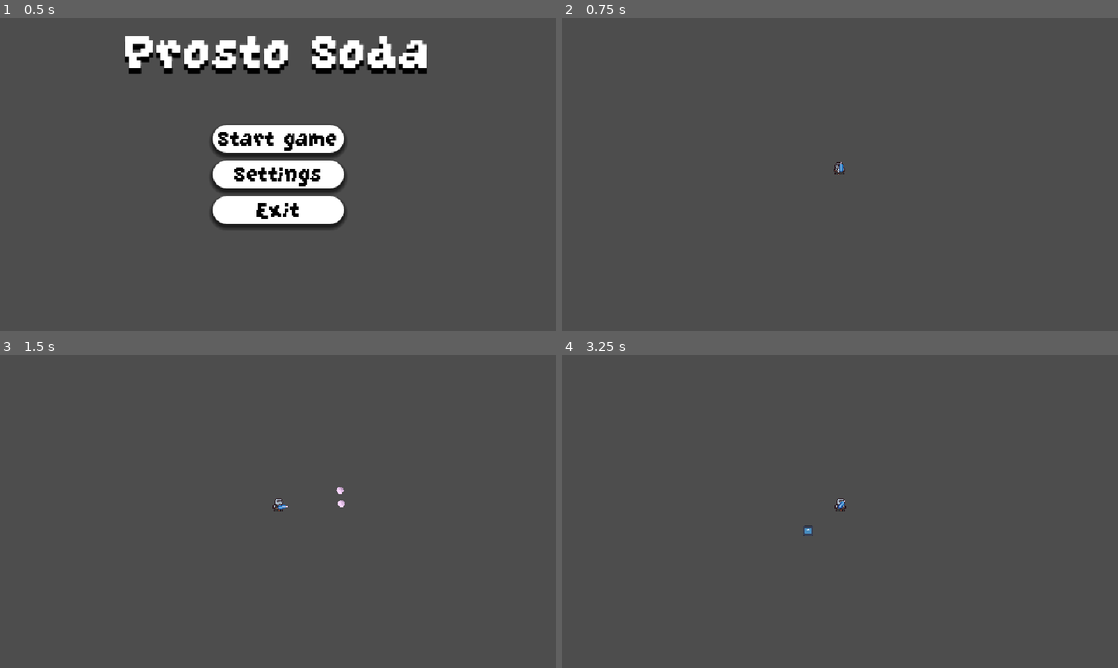
Above: before the commit, frames 1-4 (two rows, left to right).
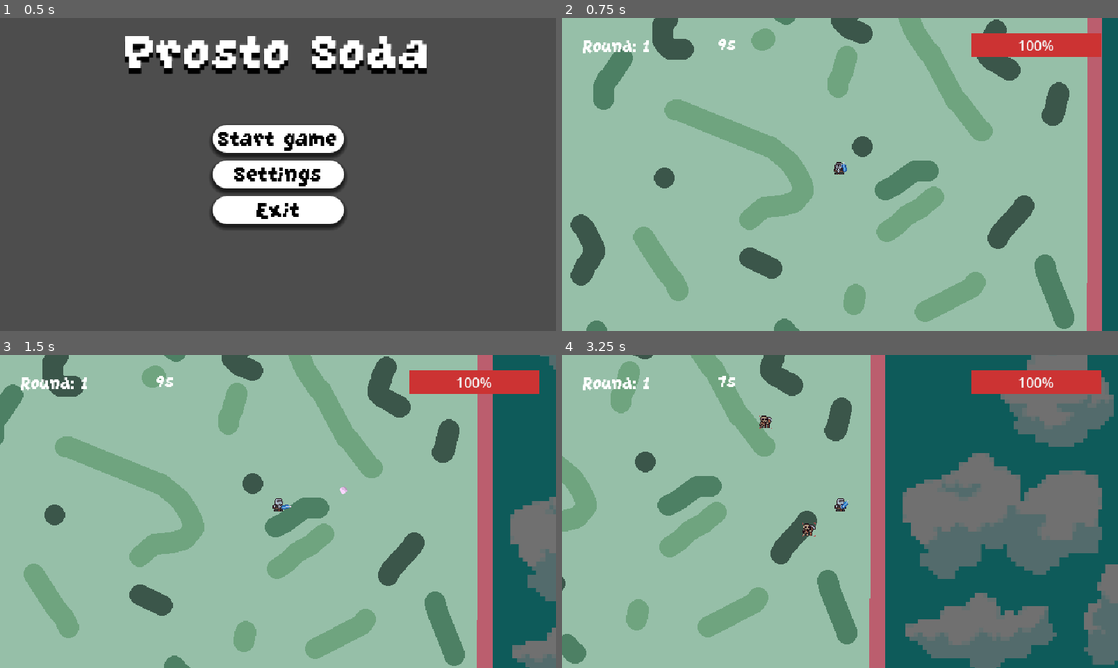
Above: after the commit, the same moments.

Repository: quiryq/soda-godot-game
Game: Godot game, scene res://scenes/menu/main_menu.tscn
Two runs of this game, one before a commit and one after it. Both use one fixed random seed, a clock stepped at 60 frames per second and the inputs below. The engine's default icon, where the game draws it, is replaced by a stand-in: a white triangle on a blue panel in a dark square.
Inputs (mouse positions are in pixels of both pictures, inside the frame that each line leads up to):
- Up to frame 1 (0.5 s): no input
- Up to frame 2 (0.75 s): click "Start game" at 0.5 s
- Up to frame 3 (1.5 s): tap Enter at 1.25 s; move the mouse to (400, 495) at 1.27 s; press the mouse at (400, 495) at 1.28 s; hold D (move_right) from 1.28 s (still down)
- Up to frame 4 (3.25 s): move the mouse to (728, 527) at 2.02 s; release D (move_right) at 2.03 s; release the mouse at (728, 527) at 2.03 s; hold S (move_down) 2.03-2.78 s; right-click (728, 527) at 2.1 s; move the mouse to (895, 442) at 2.77 s; press the mouse at (895, 442) at 2.78 s; hold D (move_right) from 2.78 s (still down)

Frame 1 is identical in both runs. In frame 2, 95% of the frame differs, in the area x 0-100%, y 0-100%; in frame 3, 96%; in frame 4, 98%.

Commit message:
arena change

Diff:
--- a/scenes/arena/arena.tscn
+++ b/scenes/arena/arena.tscn
@@ -1,14 +1,128 @@
-[gd_scene load_steps=4 format=3 uid="uid://dq1gymg4mxura"]
+[gd_scene load_steps=10 format=3 uid="uid://dq1gymg4mxura"]
 
-[ext_resource type="Script" path="res://scenes/arena/arena.gd" id="1_x7ya6"]
+[ext_resource type="Script" uid="uid://dtu8screw3aef" path="res://scenes/arena/arena.gd" id="1_x7ya6"]
+[ext_resource type="Texture2D" uid="uid://cf7wdls3u8fio" path="res://assets/arena/38680495_8679675.jpg" id="2_asdgj"]
 [ext_resource type="PackedScene" uid="uid://oghg0hejaoiv" path="res://scenes/player/player.tscn" id="2_c3rpq"]
 [ext_resource type="PackedScene" uid="uid://c3mal31m5rw77" path="res://scenes/enemies/enemy.tscn" id="3_00vd2"]
+[ext_resource type="Texture2D" uid="uid://brs03pm1v7fcw" path="res://assets/arena/arena.png" id="4_aj7ud"]
+[ext_resource type="Script" uid="uid://cf3x0p3d1mngk" path="res://scenes/game/game_manager.gd" id="6_jx0ua"]
+[ext_resource type="Script" uid="uid://k5lg77a8if3v" path="res://scenes/game/mob_spawner.gd" id="7_ii07k"]
+[ext_resource type="FontFile" uid="uid://cimgr0tkg3fyi" path="res://scenes/menu/GrapeSoda.ttf" id="8_6w4xk"]
+
+[sub_resource type="RectangleShape2D" id="RectangleShape2D_aj7ud"]
+size = Vector2(18, 626)
 
 [node name="Arena" type="Node2D"]
 script = ExtResource("1_x7ya6")
+
+[node name="BackgroundSprite" type="Node2D" parent="."]
+modulate = Color(0.4390491, 0.43904912, 0.43904912, 1)
+
+[node name="Sprite2D2" type="Sprite2D" parent="BackgroundSprite"]
+position = Vector2(607, -17)
+scale = Vector2(0.3, 0.3)
+texture = ExtResource("2_asdgj")
+
+[node name="Sprite2D3" type="Sprite2D" parent="BackgroundSprite"]
+position = Vector2(616, 579)
+scale = Vector2(0.3, 0.3)
+texture = ExtResource("2_asdgj")
+
+[node name="Sprite2D4" type="Sprite2D" parent="BackgroundSprite"]
+position = Vector2(25, 616)
+scale = Vector2(0.3, 0.3)
+texture = ExtResource("2_asdgj")
+
+[node name="Sprite2D5" type="Sprite2D" parent="BackgroundSprite"]
+position = Vector2(-546, 610)
+scale = Vector2(0.3, 0.3)
+texture = ExtResource("2_asdgj")
+
+[node name="Sprite2D6" type="Sprite2D" parent="BackgroundSprite"]
+position = Vector2(-546, 34)
+scale = Vector2(0.3, 0.3)
+texture = ExtResource("2_asdgj")
+
+[node name="Sprite2D7" type="Sprite2D" parent="BackgroundSprite"]
+position = Vector2(-549, -545)
+scale = Vector2(0.3, 0.3)
+texture = ExtResource("2_asdgj")
+
+[node name="Sprite2D8" type="Sprite2D" parent="BackgroundSprite"]
+position = Vector2(22, -588)
+scale = Vector2(0.3, 0.3)
+texture = ExtResource("2_asdgj")
+
+[node name="Sprite2D9" type="Sprite2D" parent="BackgroundSprite"]
+position = Vector2(613, -594)
+scale = Vector2(0.3, 0.3)
+texture = ExtResource("2_asdgj")
+
+[node name="ArenaSprite" type="Sprite2D" parent="."]
+modulate = Color(0.82606, 0.82606006, 0.82606, 1)
+texture = ExtResource("4_aj7ud")
 
 [node name="Player" parent="." instance=ExtResource("2_c3rpq")]
 position = Vector2(18, 30)
 
 [node name="Enemy" parent="." instance=ExtResource("3_00vd2")]
 position = Vector2(235, 373)
+
+[node name="Area2D" type="StaticBody2D" parent="."]
+position = Vector2(-311, -7)
+collision_layer = 64
+collision_mask = 15
+
+[node name="CollisionShape2D3" type="CollisionShape2D" parent="Area2D"]
+position = Vector2(322, -308)
+rotation = 1.5707964
+shape = SubResource("RectangleShape2D_aj7ud")
+
+[node name="CollisionShape2D" type="CollisionShape2D" parent="Area2D"]
+shape = SubResource("RectangleShape2D_aj7ud")
+
+[node name="CollisionShape2D2" type="CollisionShape2D" parent="Area2D"]
+position = Vector2(623, 16)
+shape = SubResource("RectangleShape2D_aj7ud")
+
+[node name="CollisionShape2D4" type="CollisionShape2D" parent="Area2D"]
+position = Vector2(304, 320)
+rotation = 1.5707964
+shape = SubResource("RectangleShape2D_aj7ud")
+
+[node name="GameManager" type="Node2D" parent="."]
+script = ExtResource("6_jx0ua")
+metadata/_custom_type_script = "uid://cf3x0p3d1mngk"
+
+[node name="MobSpawner" type="Node2D" parent="GameManager"]
+script = ExtResource("7_ii07k")
+enemy_scene = ExtResource("3_00vd2")
+metadata/_custom_type_script = "uid://k5lg77a8if3v"
+
+[node name="CanvasLayer" type="CanvasLayer" parent="GameManager"]
+
+[node name="RoundLabel" type="Label" parent="GameManager/CanvasLayer"]
+offset_left = 24.0
+offset_top = 21.0
+offset_right = 324.0
+offset_bottom = 121.0
+theme_override_fonts/font = ExtResource("8_6w4xk")
+theme_override_font_sizes/font_size = 24
+text = "Round: 0"
+metadata/_edit_use_anchors_ = true
+
+[node name="TimeLabel" type="Label" parent="GameManager/CanvasLayer"]
+offset_left = 180.0
+offset_top = 19.0
+offset_right = 246.0
+offset_bottom = 67.0
+theme_override_fonts/font = ExtResource("8_6w4xk")
+theme_override_font_sizes/font_size = 24
+text = "60s"
+metadata/_edit_use_anchors_ = true
+
+[node name="HPBar" type="ProgressBar" parent="GameManager/CanvasLayer"]
+offset_left = 471.0
+offset_top = 18.0
+offset_right = 621.0
+offset_bottom = 45.0
--- a/scenes/enemies/enemy.tscn
+++ b/scenes/enemies/enemy.tscn
@@ -1,16 +1,28 @@
-[gd_scene load_steps=5 format=3 uid="uid://c3mal31m5rw77"]
+[gd_scene load_steps=8 format=3 uid="uid://c3mal31m5rw77"]
 
-[ext_resource type="Script" path="res://scenes/enemies/enemy.gd" id="1_iju5i"]
-[ext_resource type="Texture2D" uid="uid://eaix3rq26meu" path="res://icon.svg" id="2_nxtn6"]
+[ext_resource type="Script" uid="uid://ckv8qt4pw38at" path="res://scenes/enemies/enemy.gd" id="1_iju5i"]
+[ext_resource type="Texture2D" uid="uid://c7bep3rd2qrxr" path="res://assets/2D Pixel Dungeon Asset Pack/Character_animation/monsters_idle/skeleton1/v1/skeleton_v1_1.png" id="2_lu5c6"]
+[ext_resource type="Texture2D" uid="uid://dy8gtwtfoquv8" path="res://assets/2D Pixel Dungeon Asset Pack/Character_animation/monsters_idle/skeleton1/v1/skeleton_v1_2.png" id="3_nb6gf"]
+[ext_resource type="Texture2D" uid="uid://j0mgv3mq4kt0" path="res://assets/2D Pixel Dungeon Asset Pack/Character_animation/monsters_idle/skeleton1/v1/skeleton_v1_3.png" id="4_jt03m"]
+[ext_resource type="Texture2D" uid="uid://byus7m4xfcsju" path="res://assets/2D Pixel Dungeon Asset Pack/Character_animation/monsters_idle/skeleton1/v1/skeleton_v1_4.png" id="5_n7575"]
 
-[sub_resource type="SpriteFrames" id="SpriteFrames_gm8qx"]
+[sub_resource type="SpriteFrames" id="SpriteFrames_qch6t"]
 animations = [{
 "frames": [{
 "duration": 1.0,
-"texture": ExtResource("2_nxtn6")
+"texture": ExtResource("2_lu5c6")
+}, {
+"duration": 1.0,
+"texture": ExtResource("3_nb6gf")
+}, {
+"duration": 1.0,
+"texture": ExtResource("4_jt03m")
+}, {
+"duration": 1.0,
+"texture": ExtResource("5_n7575")
 }],
 "loop": true,
-"name": &"idle",
+"name": &"Idle",
 "speed": 5.0
 }]
 
@@ -23,10 +35,11 @@
 script = ExtResource("1_iju5i")
 
 [node name="sprite" type="AnimatedSprite2D" parent="."]
-position = Vector2(0.25, -5.75)
-scale = Vector2(0.0898438, 0.0898438)
-sprite_frames = SubResource("SpriteFrames_gm8qx")
-animation = &"idle"
+position = Vector2(1, -7)
+scale = Vector2(0.9526367, 0.9526367)
+sprite_frames = SubResource("SpriteFrames_qch6t")
+animation = &"Idle"
+autoplay = "Idle"
 
 [node name="CollisionShape2D" type="CollisionShape2D" parent="."]
 position = Vector2(0.5, -5.5)
--- /dev/null
+++ b/scenes/game/MobSpawner.tscn
@@ -0,0 +1,10 @@
+[gd_scene load_steps=3 format=3 uid="uid://d2wkf0588dcm6"]
+
+[ext_resource type="Script" uid="uid://k5lg77a8if3v" path="res://scenes/game/mob_spawner.gd" id="1_irn8h"]
+[ext_resource type="PackedScene" uid="uid://c3mal31m5rw77" path="res://scenes/enemies/enemy.tscn" id="2_wwuv2"]
+
+[node name="MobSpawner" type="Node2D"]
+script = ExtResource("1_irn8h")
+enemy_scene = ExtResource("2_wwuv2")
+
+[node name="SpawnTimer" type="Timer" parent="."]
--- /dev/null
+++ b/scenes/game/game_manager.gd
@@ -0,0 +1,86 @@
+extends Node2D
+class_name GameManager
+
+@export var arena_center: Vector2 = Vector2.ZERO
+@export var arena_radius: float = 500.0  # Для совместимости, если нужно
+@export var min_dist_to_player: float = 150.0
+
+@onready var spawner: MobSpawner = $MobSpawner
+@onready var round_label: Label = $CanvasLayer/RoundLabel
+@onready var time_label: Label = $CanvasLayer/TimeLabel
+@onready var hp_bar: ProgressBar = $CanvasLayer/HPBar
+
+var round_timer: Timer
+var current_round: int = 0  # Старт с 0
+var round_duration: float = 10.0
+var is_round_active: bool = false
+
+func _ready():
+	var style = StyleBoxFlat.new()
+	style.bg_color = Color(0.8, 0.2, 0.2)  # Красный базовый
+	$CanvasLayer/HPBar.add_theme_stylebox_override("fill", style)
+	round_timer = Timer.new()
+	round_timer.wait_time = round_duration
+	round_timer.one_shot = true
+	round_timer.timeout.connect(_on_round_end)
+	add_child(round_timer)
+	var player = get_tree().get_first_node_in_group("player")
+	if player and player.has_signal("hp_changed"):
+		player.hp_changed.connect(_on_player_hp_changed)
+
+	if hp_bar:
+		hp_bar.max_value = player.max_hp if player else 100
+		hp_bar.value = player.hp if player else 100
+	# Подписка (убрали mob_died)
+	if spawner:
+		spawner.round_cleared.connect(_on_round_cleared)  # Оставляем для паузы, если нужно
+
+	start_new_round()
+
+func start_new_round():
+	current_round += 1
+	is_round_active = true
+	round_timer.start()
+
+	# Только частота спавна растёт (меньше = чаще)
+	var spawn_interval = max(0.3, 2.0 - 0.3 * current_round)  # 2s → 1.92 → ... → 0.3s
+	spawner.set_spawn_interval(spawn_interval)  # Новый метод!
+
+	spawner.start_spawning()  # Запуск бесконечного спавна
+
+	update_ui()
+	print("Round ", current_round, " started! Invterval spawner: ", "%.2f" % spawn_interval, "s")
+
+func _on_round_end():
+	is_round_active = false
+	spawner.stop_spawning()
+	round_label.text = "Round " + str(current_round) + " end!\nJust wait..."
+	print("Round ", current_round, " end.")
+	await get_tree().create_timer(5).timeout
+	start_new_round()
+
+func _on_player_hp_changed(new_hp: float, max_hp: float):
+	if hp_bar:
+		hp_bar.value = new_hp
+		_update_hp_bar_color(new_hp / max_hp)  # Градиент!
+
+func _update_hp_bar_color(ratio: float):  # 1.0=зелёный, 0=красный
+	var style = StyleBoxFlat.new()
+	var color = Color.RED.lerp(Color.GREEN, ratio)  # Линейный градиент
+	style.bg_color = color
+	style.border_width_left = 2
+	style.border_width_right = 2
+	style.border_width_top = 2
+	style.border_width_bottom = 2
+	style.border_color = Color.WHITE
+	hp_bar.add_theme_stylebox_override("fill", style)
+
+func _on_round_cleared():  # Опционально, если хочешь ранний переход (все мобы мертвы — маловероятно)
+	pass  # Пока пусто, т.к. бесконечно
+
+func update_ui():
+	round_label.text = "Round: " + str(current_round)
+
+func _process(delta):
+	if is_round_active:
+		time_label.text = str(int(round_timer.time_left)) + "s"
--- /dev/null
+++ b/scenes/game/game_manager.tscn
@@ -0,0 +1,43 @@
+[gd_scene load_steps=5 format=3 uid="uid://b6u4hncojhgl1"]
+
+[ext_resource type="Script" uid="uid://cf3x0p3d1mngk" path="res://scenes/game/game_manager.gd" id="1_hqhjp"]
+[ext_resource type="Script" uid="uid://k5lg77a8if3v" path="res://scenes/game/mob_spawner.gd" id="2_nfljh"]
+[ext_resource type="FontFile" uid="uid://cimgr0tkg3fyi" path="res://scenes/menu/GrapeSoda.ttf" id="3_ffuou"]
+[ext_resource type="PackedScene" uid="uid://c3mal31m5rw77" path="res://scenes/enemies/enemy.tscn" id="3_g0gdj"]
+
+[node name="GameManager" type="Node2D"]
+script = ExtResource("1_hqhjp")
+
+[node name="MobSpawner" type="Node2D" parent="."]
+script = ExtResource("2_nfljh")
+enemy_scene = ExtResource("3_g0gdj")
+metadata/_custom_type_script = "uid://k5lg77a8if3v"
+
+[node name="CanvasLayer" type="CanvasLayer" parent="."]
+follow_viewport_enabled = true
+
+[node name="RoundLabel" type="Label" parent="CanvasLayer"]
+offset_left = 50.0
+offset_top = 50.0
+offset_right = 350.0
+offset_bottom = 150.0
+theme_override_fonts/font = ExtResource("3_ffuou")
+theme_override_font_sizes/font_size = 48
+text = "Round: 1"
+metadata/_edit_use_anchors_ = true
+
+[node name="TimeLabel" type="Label" parent="CanvasLayer"]
+offset_left = 317.0
+offset_top = 51.0
+offset_right = 383.0
+offset_bottom = 99.0
+theme_override_fonts/font = ExtResource("3_ffuou")
+theme_override_font_sizes/font_size = 48
+text = "60s"
+metadata/_edit_use_anchors_ = true
+
+[node name="HPBar" type="ProgressBar" parent="CanvasLayer"]
+offset_left = 471.0
+offset_top = 59.0
+offset_right = 621.0
+offset_bottom = 86.0
--- /dev/null
+++ b/scenes/game/mob_spawner.gd
@@ -0,0 +1,57 @@
+extends Node2D
+class_name MobSpawner
+
+signal round_cleared  # Оставляем на всякий
+
+@export var enemy_scene: PackedScene  # Enemy.tscn
+@export var spawn_area: Rect2 = Rect2(-400, -300, 800, 600)  # Твоя коробка!
+@export var spawn_chance: float = 0.9  # 90% шанс спавна каждый тик (для разнообразия)
+
+var spawn_timer: Timer
+var player: Node2D
+
+func _ready():
+	spawn_timer = Timer.new()
+	spawn_timer.one_shot = false
+	spawn_timer.timeout.connect(_try_spawn)
+	add_child(spawn_timer)
+	stop_spawning()
+
+	player = get_tree().get_first_node_in_group("player")
+	if not player:
+		print("WARNING: Player не в группе 'player'!")
+
+func set_spawn_interval(new_interval: float):
+	spawn_timer.wait_time = new_interval
+
+func start_spawning():
+	spawn_timer.start()
+
+func stop_spawning():
+	spawn_timer.stop()
+
+func _try_spawn():
+	if not get_parent().is_round_active:
+		return
+	if randf() < spawn_chance:  # Шанс (убери =1.0 для 100%)
+		spawn_mob()
+	spawn_timer.start()  # Авто-перезапуск
+
+func spawn_mob():
+	var attempts = 50  # Больше попыток для надёжности
+	while attempts > 0:
+		var pos = get_random_pos()
+		if player and player.global_position.distance_to(pos) > get_parent().min_dist_to_player:
+			var mob = enemy_scene.instantiate()
+			mob.global_position = pos
+			get_tree().current_scene.add_child(mob)
+			# НЕ считаем current_mobs — бесконечно!
+			print("Моб заспавнен в раунде ", get_parent().current_round)  # Для дебага
+			return
+		attempts -= 1
+	print("Не удалось найти позицию для спавна!")  # Редко
+
+func get_random_pos() -> Vector2:
+	var x = randf_range(spawn_area.position.x, spawn_area.position.x + spawn_area.size.x)
+	var y = randf_range(spawn_area.position.y, spawn_area.position.y + spawn_area.size.y)
+	return Vector2(x, y)
--- a/scenes/modifiers/BaseModCard.tscn
+++ b/scenes/modifiers/BaseModCard.tscn
@@ -1,8 +1,10 @@
-[gd_scene load_steps=2 format=3 uid="uid://c170h3t3pkrtp"]
+[gd_scene load_steps=3 format=3 uid="uid://c170h3t3pkrtp"]
 
-[ext_resource type="Script" path="res://scenes/modifiers/base_mod_card.gd" id="1_8rvei"]
+[ext_resource type="Script" uid="uid://bo3gg7c67fek7" path="res://scenes/modifiers/base_mod_card.gd" id="1_8rvei"]
+[ext_resource type="Texture2D" uid="uid://b2axdtvmcypep" path="res://assets/modifiers/mod.png" id="2_85q2m"]
 
 [node name="BaseModCard" type="Node2D"]
 script = ExtResource("1_8rvei")
 
 [node name="Sprite2D" type="Sprite2D" parent="."]
+texture = ExtResource("2_85q2m")
--- a/scenes/player/player.gd
+++ b/scenes/player/player.gd
@@ -192,6 +192,7 @@
 	hp = 0
 	change_state(State.DEAD)
 	emit_signal("died")
+	get_tree().change_scene_to_file("res://scenes/menu/main_menu.tscn")
 
 
 func heal(amount):
--- a/scenes/player/player.tscn
+++ b/scenes/player/player.tscn
@@ -32,7 +32,7 @@
 
 [node name="Player" type="CharacterBody2D" groups=["player"]]
 collision_layer = 2
-collision_mask = 4
+collision_mask = 68
 script = ExtResource("1_dq146")
 
 [node name="AnimatedSprite2D" type="AnimatedSprite2D" parent="."]
@@ -49,4 +49,4 @@
 [node name="Camera2D" type="Camera2D" parent="."]
 
 [node name="BaseRangedWeapon" parent="." instance=ExtResource("6_psfhv")]
-position = Vector2(0, -3)
+position = Vector2(4, -3)
--- a/scenes/weapons/BaseBullet.tscn
+++ b/scenes/weapons/BaseBullet.tscn
@@ -1,7 +1,7 @@
 [gd_scene load_steps=4 format=3 uid="uid://cf7x5rj5yweef"]
 
-[ext_resource type="Script" path="res://scenes/weapons/base_bullet.gd" id="1_w1k5j"]
-[ext_resource type="Texture2D" uid="uid://c773psiuyior0" path="res://assets/purple_neon_bullet.png" id="2_pxxsk"]
+[ext_resource type="Script" uid="uid://ct8o1285j0te0" path="res://scenes/weapons/base_bullet.gd" id="1_w1k5j"]
+[ext_resource type="Texture2D" uid="uid://c773psiuyior0" path="res://assets/guns/purple_neon_bullet.png" id="2_pxxsk"]
 
 [sub_resource type="CircleShape2D" id="CircleShape2D_a2gwy"]
 radius = 6.08276
--- a/scenes/weapons/BaseRangedWeapon.tscn
+++ b/scenes/weapons/BaseRangedWeapon.tscn
@@ -1,7 +1,7 @@
 [gd_scene load_steps=4 format=3 uid="uid://bf5wbo325gcd8"]
 
 [ext_resource type="Script" uid="uid://c827vrgkkt102" path="res://scenes/weapons/base_ranged_weapon.gd" id="1_bh7qo"]
-[ext_resource type="Texture2D" uid="uid://xl7kjg7j3xe7" path="res://assets/neon_gun.png" id="2_e1s70"]
+[ext_resource type="Texture2D" uid="uid://xl7kjg7j3xe7" path="res://assets/guns/neon_gun.png" id="2_e1s70"]
 [ext_resource type="PackedScene" uid="uid://cf7x5rj5yweef" path="res://scenes/weapons/BaseBullet.tscn" id="2_elknb"]
 
 [node name="BaseRangedWeapon" type="Node2D"]
--- a/scenes/weapons/base_ranged_weapon.gd
+++ b/scenes/weapons/base_ranged_weapon.gd
@@ -7,7 +7,7 @@
 @export var critical_chance: float = 1  # 10% шанс крита
 @export var critical_multiplier: float = 1.5
 @export var fire_rate: float = 2.0  # Выстрелов в секунду
-@export var multishot: int = 2  # Количество пуль за выстрел
+@export var multishot: int = 1  # Количество пуль за выстрел
 @export var bullet_speed: float = 700.0
 @export var spread_angle: float = 5.0  # Разброс в градусах
 @export var bullet_scene: PackedScene
@@ -133,3 +133,37 @@
 			multishot += value
 		"spread":
 			spread_angle = max(0, spread_angle - value)  # Уменьшение разброса
+
+
+func install_mod_card(card: WeaponModCard, slot_index: int) -> bool:
+	if slot_index < 0 or slot_index >= MOD_SLOTS_COUNT:
+		push_error("Invalid mod slot index")
+		return false
+
+	# Если слот уже занят, сначала снимаем старую карточку
+	if mod_slots[slot_index] != null:
+		uninstall_mod_card(slot_index)
+
+	# Устанавливаем новую карточку
+	mod_slots[slot_index] = card
+	card.apply_to_weapon(self)
+
+	return true
+func uninstall_mod_card(slot_index: int) -> WeaponModCard:
+	if slot_index < 0 or slot_index >= MOD_SLOTS_COUNT:
+		push_error("Invalid mod slot index")
+		return null
+
+	var card = mod_slots[slot_index]
+	if card != null:
+		card.remove_from_weapon(self)
+		mod_slots[slot_index] = null
+
+
+	return card
+
+
+func get_mod_card(slot_index: int) -> WeaponModCard:
+	if slot_index < 0 or slot_index >= MOD_SLOTS_COUNT:
+		return null
+	return mod_slots[slot_index]
Binary file added: assets/arena/38680495_8679675.jpg
Not shown, changed: assets/arena/38680495_8679675.jpg.import
Binary file added: assets/arena/arena.png
Not shown, added: assets/arena/arena.png.import
Binary file added: assets/arena/lorenzowo-beach.jpg
Not shown, changed: assets/arena/lorenzowo-beach.jpg.import
Renamed: assets/neon_gun.png -> assets/guns/neon_gun.png
Not shown, added: assets/guns/neon_gun.png.import
Renamed: assets/purple_neon_bullet.png -> assets/guns/purple_neon_bullet.png
Not shown, added: assets/guns/purple_neon_bullet.png.import
Binary file added: assets/modifiers/mod.png
Not shown, added: assets/modifiers/mod.png.import
(and 3 more such lines)
